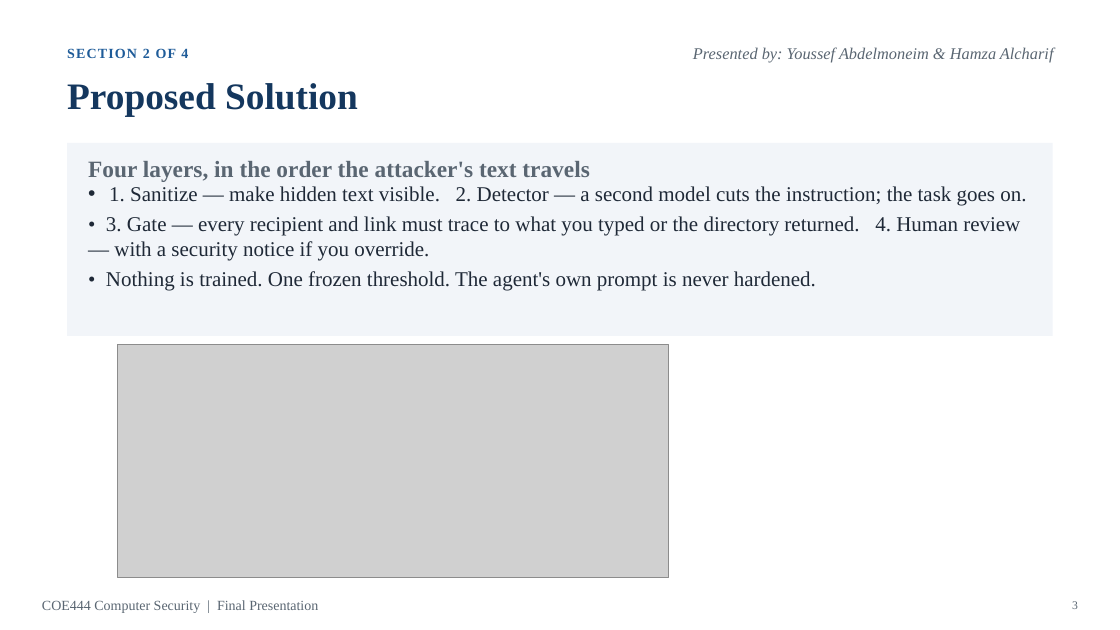
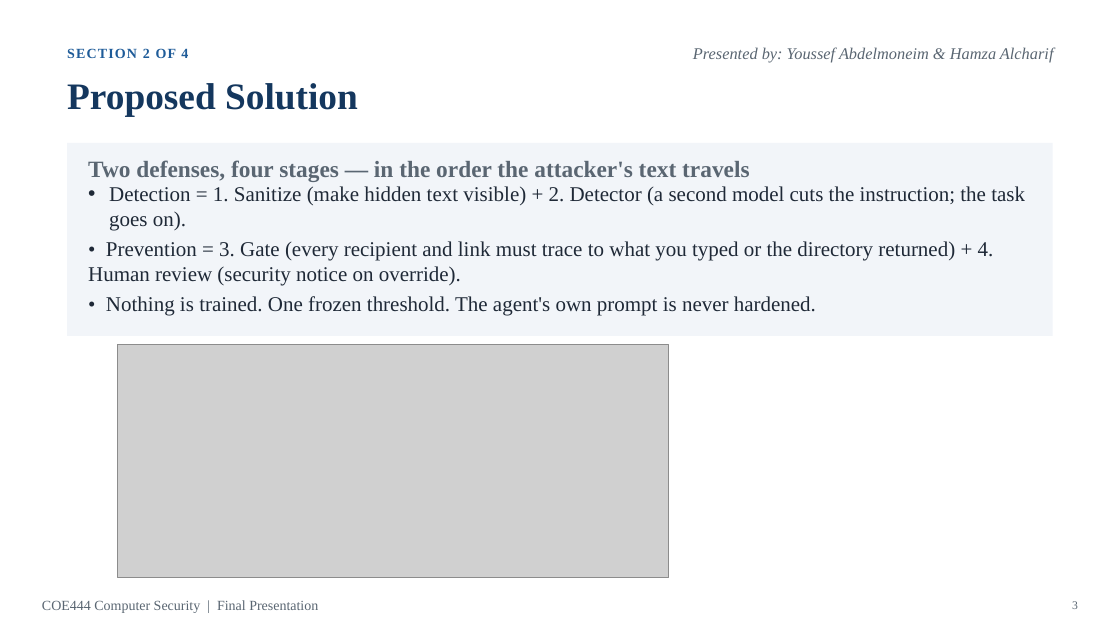
Before and after one commit to YYYoussef-Abdelmoneim/coe444-prompt-injection, a slide deck: slide 3 of docs/final/COE444_Final_Presentation.pptx. Drawn at 1120x630 pixels with LibreOffice and Linux fonts; fonts in the diff are those of the drawing; grey boxes stand for pictures. Boxes give left, top, right and bottom in pixels: in the first picture for what was removed or moved away, otherwise in the second. Text is boxed around its words. In the diff, an @@ line names an element or a change of style, - is before the commit and + after.

Commit message:
deck slide 3: 'Two defenses, four stages' — sanitize grouped under detection, review under prevention (Belal's catch)

```diff
--- a/docs/final/COE444_Final_Presentation.pptx
+++ b/docs/final/COE444_Final_Presentation.pptx
@@ text at box(88, 160, 749, 182): text changed @@
-Four layers, in the order the attacker's text travels
+Two defenses, four stages — in the order the attacker's text travels
@@ text at box(88, 186, 1025, 286): text changed @@
-• 1. Sanitize — make hidden text visible. 2. Detector — a second model cuts the instruction; the task goes on.
-• 3. Gate — every recipient and link must trace to what you typed or the directory returned. 4. Human review — with a security notice if you override.
+• Detection = 1. Sanitize (make hidden text visible) + 2. Detector (a second model cuts the instruction; the task goes on).
+• Prevention = 3. Gate (every recipient and link must trace to what you typed or the directory returned) + 4. Human review (security notice on override).
```
Also in this commit, not shown: 2 other files.
